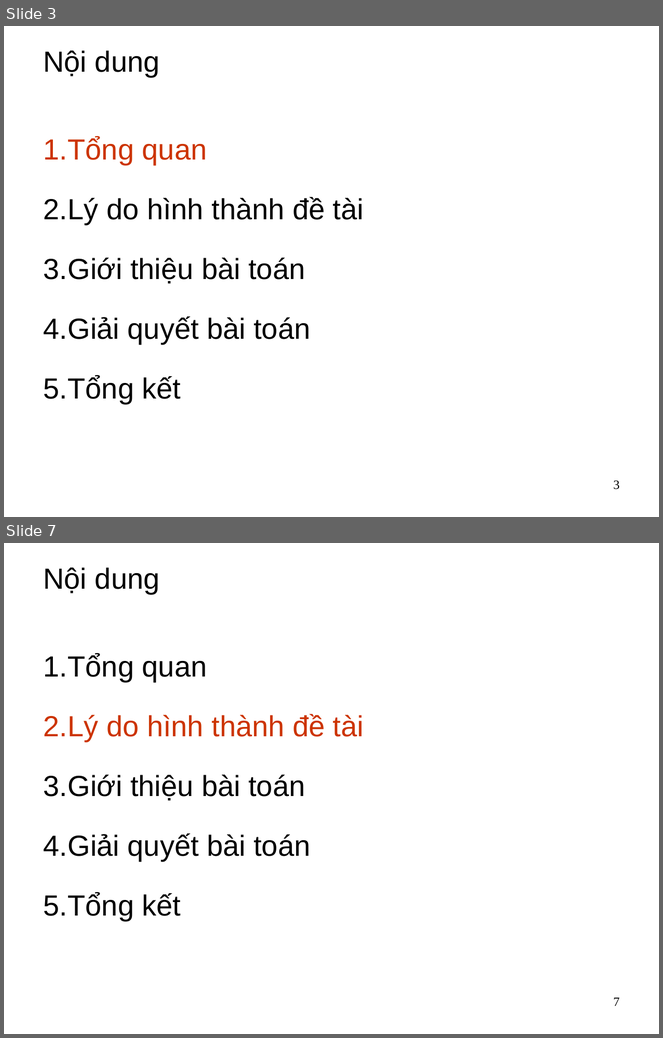
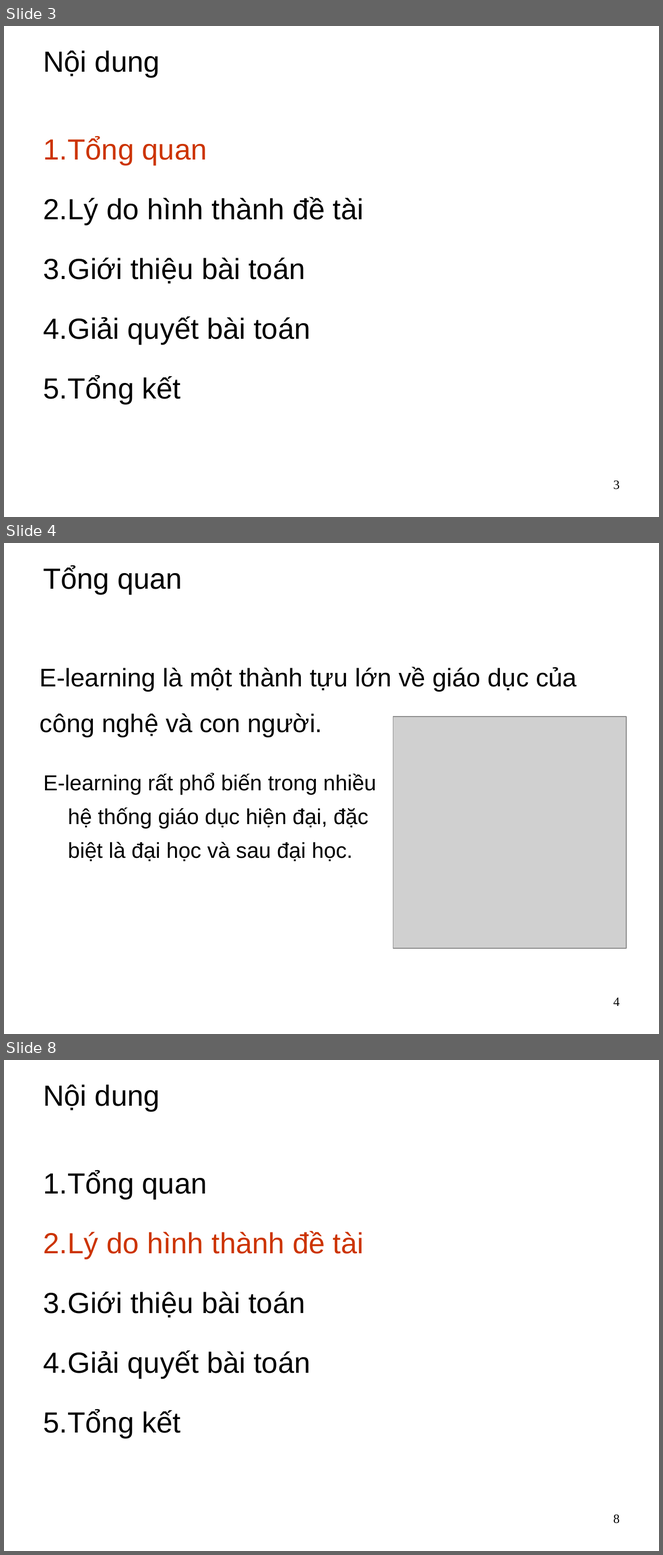
Before and after one commit to dhieucse09/mis, a slide deck: main/group-project/Group project.ppt. Shown one above the other, each under a label of ours: slides 3 and 7 before the commit, slides 3, 4 and 8 after it; the slides between them are not shown. The pictures are 663x1038 and 663x1555 pixels, drawn with LibreOffice and Linux fonts; fonts in the diff are those of the drawing; grey boxes stand for pictures; background and template pictures are left out. Boxes give left, top, right and bottom in pixels: in the first picture for what was removed or moved away, otherwise in the second. Text is boxed around its words. In the diff, an @@ line names an element or a change of style, - is before the commit and + after.

```diff
--- a/main/group-project/Group project.ppt
+++ b/main/group-project/Group project.ppt
@@ slide 4 added at [4,543,659,1034], background picture (left out) @@
@@ title added at [43,566,182,594], 32 pt, text #000000 @@
+Tổng quan
@@ text added at [40,667,577,737], 28 pt, text #000000 @@
+E-learning là một thành tựu lớn về giáo dục của công nghệ và con người.
@@ picture added at [393,717,626,949] @@
@@ text added at [44,773,376,862], 23.8 pt, text #000000 @@
+E-learning rất phổ biến trong nhiều hệ thống giáo dục hiện đại, đặc biệt là đại học và sau đại học.
@@ page number added at [613,998,620,1006], 14 pt, text #000000 @@
+4
@@ what was slide 7 is now slide 8 @@
@@ page number at [613,1514,620,1524]: text changed @@
-7
+8
```
Also in this commit, not shown: 9 slides changed, 5 other slides added, 3 slides removed, 14 other files.
